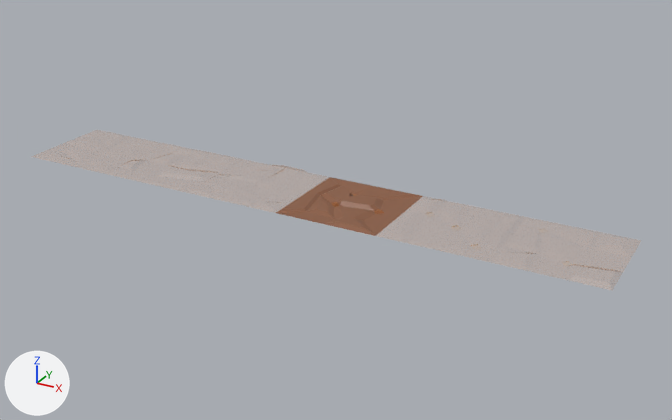
A saved change to the FBX model Assets/Art/Models/Structures/Floors/Dirt.fbx.
Both versions are drawn from a camera (50 mm lens) standing at (30.66, -27.94, 3.38) and looking at (26.79, -20.91, -0.13). The lights are fixed; the arrows at lower left show +X, +Y and +Z. Where no turn or scale is listed for an object, it has been applied to the vertices.

In view in the first picture: 'FloorDirt03'.
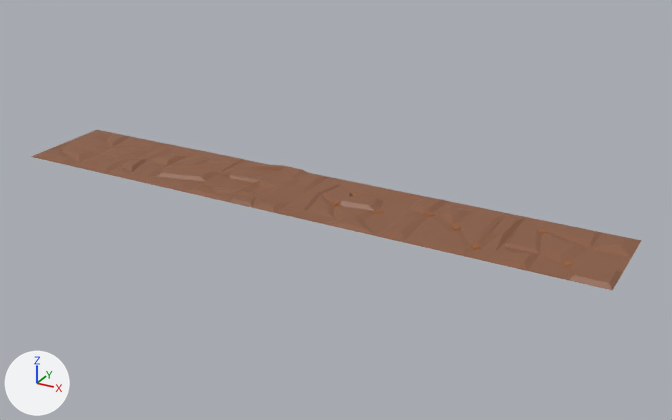
Where the newer file only moved an object's origin or applied its transform, the numbers keep the older frame.

What differs and where, as boxes (x1, y1, x2, y2) in the pictures (672 x 420 px):
'FloorDirt01', surface changed, recoloured
    both: (487, 217, 642, 291)
'FloorDirt02', surface changed, recoloured
    both: (376, 196, 526, 262)
'FloorDirt04', surface changed, recoloured
    both: (186, 160, 329, 213)
'FloorDirt05', surface changed, recoloured
    both: (105, 144, 244, 192)
'FloorDirt06', surface changed, recoloured
    both: (31, 130, 166, 174)

What the commit changed:
Picture 'Palette05.png' (img_palette05_png) is now built by load_image('Palette05.png', '../../../Textures/Palette05.png', 256, 256, 'sRGB') instead of load_image('Palette05.png', '../../../Textures/Palette05.png', 256, 256, 'Non-Color').
Material 'Palette05' (mat_palette05) changes its picture from img_palette05_png_001 to img_palette05_png.
me_floordirt04 has 69 vertices, 60 faces and spans x -0.5..0.5, y -0.5..0.5, z -0.006..0.037.
me_floordirt04 no longer uses material mat_palette05_007.
me_floordirt04 now uses material mat_palette05 (picture img_palette05_png).
me_floordirt01 has 59 vertices, 48 faces and spans x -0.5..0.5, y -0.5..0.5, z 0.0..0.039.
me_floordirt01 no longer uses material mat_palette05_007.
me_floordirt01 now uses material mat_palette05 (picture img_palette05_png).
me_floordirt06 has 69 vertices, 60 faces and spans x -0.5..0.5, y -0.5..0.5, z -0.013..0.027.
me_floordirt06 no longer uses material mat_palette05_007.
me_floordirt06 now uses material mat_palette05 (picture img_palette05_png).
me_floordirt02 has 79 vertices, 66 faces and spans x -0.5..0.5, y -0.5..0.5, z 0.0..0.035.
me_floordirt02 no longer uses material mat_palette05_007.
me_floordirt02 now uses material mat_palette05 (picture img_palette05_png).
me_floordirt05 has 69 vertices, 60 faces and spans x -0.5..0.5, y -0.5..0.5, z 0.0..0.03.
me_floordirt05 no longer uses material mat_palette05_007.
me_floordirt05 now uses material mat_palette05 (picture img_palette05_png).
